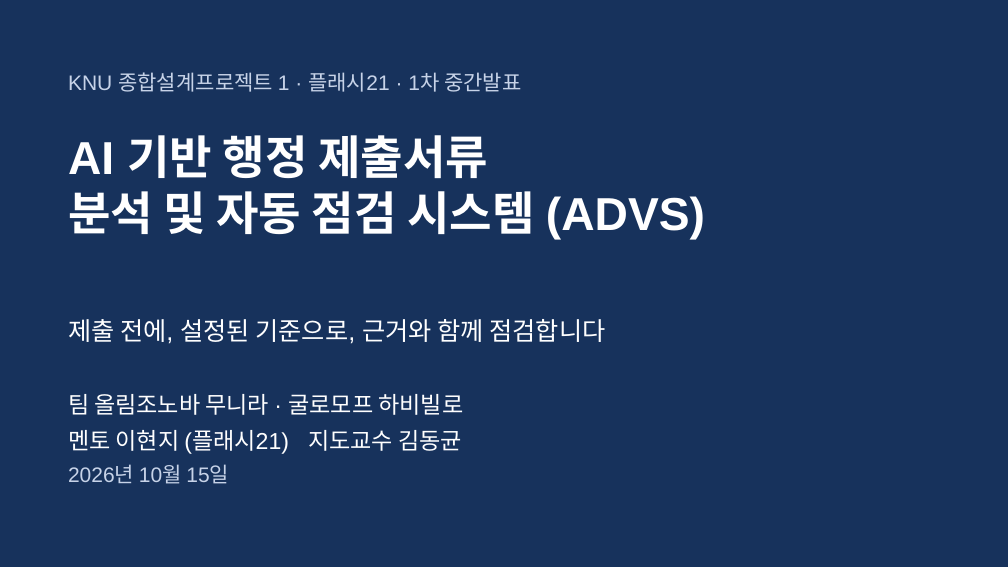
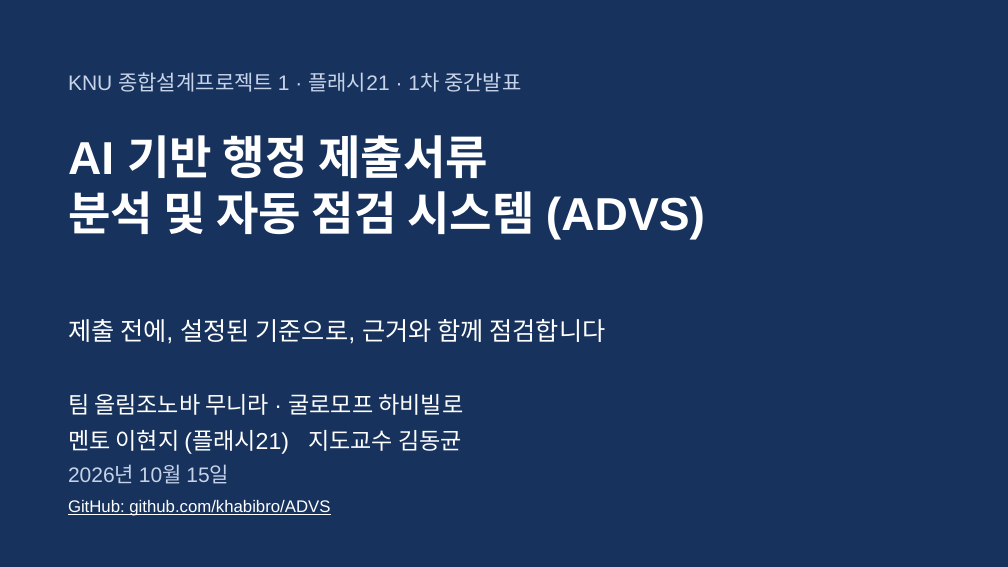
Before and after one commit to khabibro/ADVS, a slide deck: slide 1 of docs/midterm/v4/ADVS_1차중간발표.pptx. Drawn at 1008x567 pixels with LibreOffice and Linux fonts; fonts in the diff are those of the drawing. Boxes give left, top, right and bottom in pixels: in the first picture for what was removed or moved away, otherwise in the second. Text is boxed around its words. In the diff, an @@ line names an element or a change of style, - is before the commit and + after.

```diff
--- a/docs/midterm/v4/ADVS_1차중간발표.pptx
+++ b/docs/midterm/v4/ADVS_1차중간발표.pptx
@@ text added at (68, 500, 330, 516), 16 pt, text #FFFFFF, underline @@
+GitHub: github.com/khabibro/ADVS
```
Also in this commit, not shown: 1 other slide changed, 3 other files.
